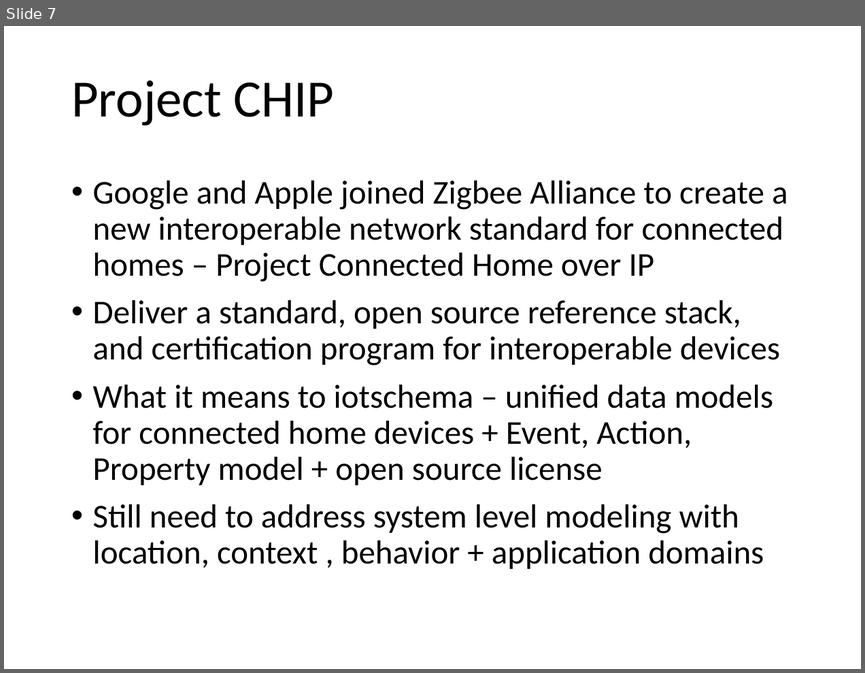
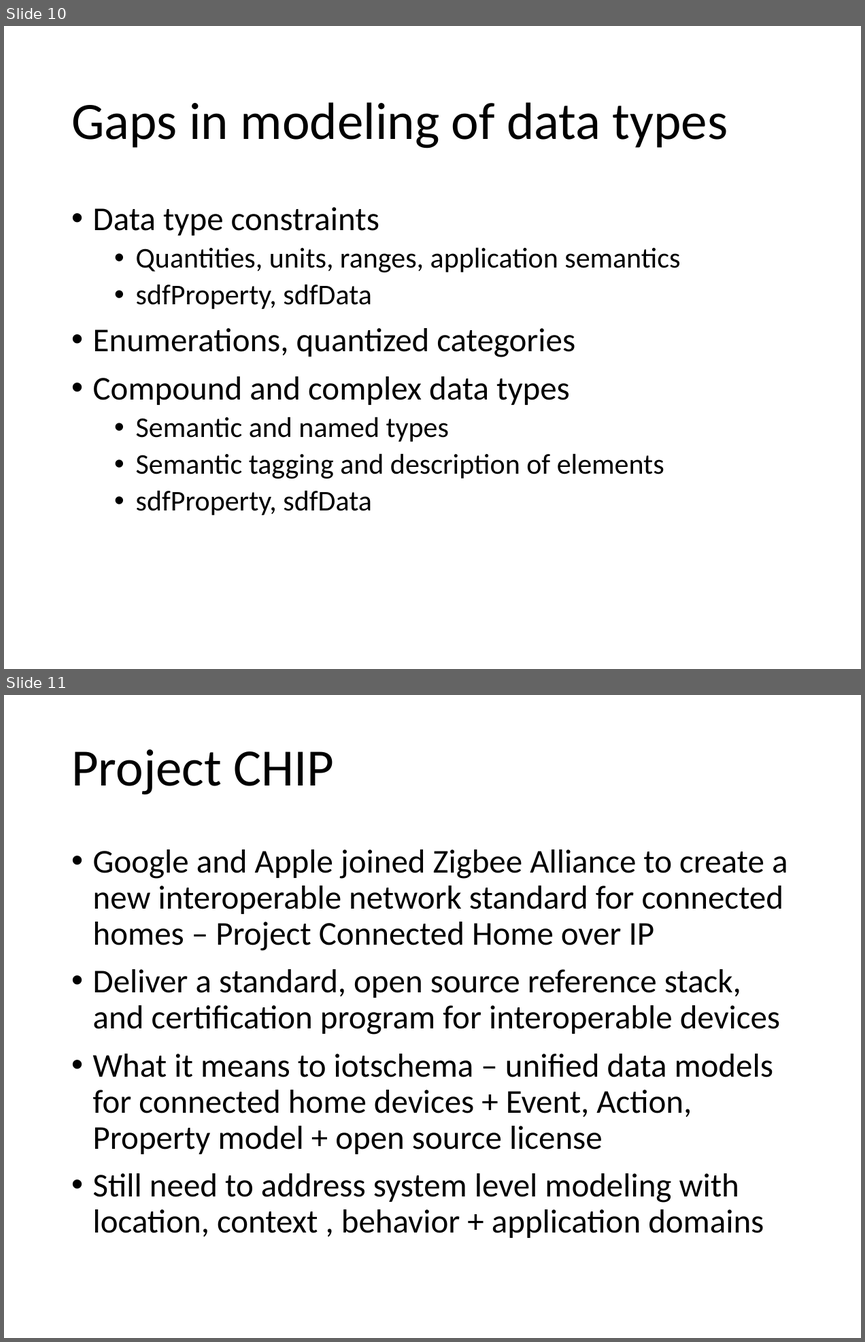
Before and after one commit to iot-schema-collab/teleconferences, a slide deck: iotschema-20200618.pptx. Shown one above the other, each under a label of ours: slide 7 before the commit, slides 10 and 11 after it. The pictures are 865x673 and 865x1342 pixels, drawn with LibreOffice and Linux fonts; fonts in the diff are those of the drawing. Boxes give left, top, right and bottom in pixels: in the first picture for what was removed or moved away, otherwise in the second. Text is boxed around its words. In the diff, an @@ line names an element or a change of style, - is before the commit and + after.

```diff
--- a/iotschema-20200618.pptx
+++ b/iotschema-20200618.pptx
@@ slide 10 added at bbox=[4, 26, 861, 669], background #FFFFFF @@
@@ title added at bbox=[71, 102, 728, 148], 44 pt, text #000000 @@
+Gaps in modeling of data types
@@ text added at bbox=[93, 207, 680, 515], 24 pt, text #000000 @@
+• Data type constraints
+  • Quantities, units, ranges, application semantics
+  • sdfProperty, sdfData
+• Enumerations, quantized categories
+• Compound and complex data types
+  • Semantic and named types
+  • Semantic tagging and description of elements
+  • sdfProperty, sdfData
@@ what was slide 7 is now slide 11 @@
```
Also in this commit, not shown: 3 other slides added, 2 other files.
